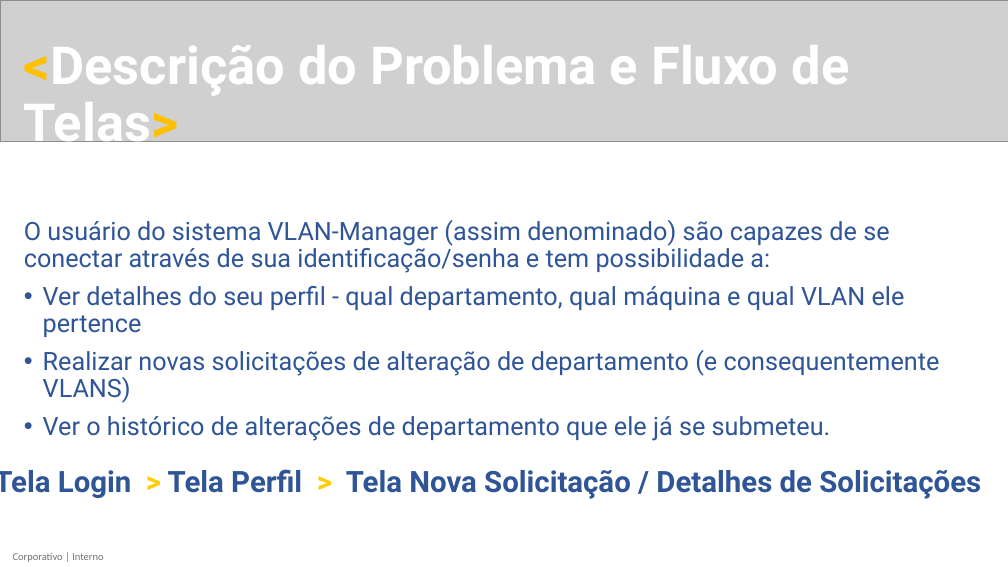
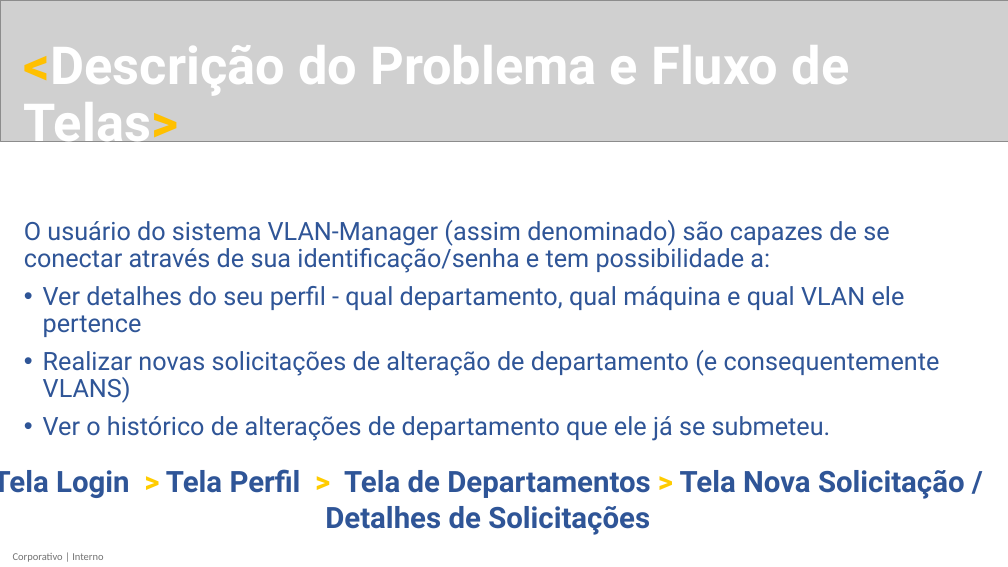
Before and after one commit to brunoguerra86/Gama-Projeto-VLAN, a slide deck: slide 5 of Apresentação PanDev.pptx. Drawn at 1008x567 pixels with LibreOffice and Linux fonts; fonts in the diff are those of the drawing; grey boxes stand for pictures. Boxes give left, top, right and bottom in pixels: in the first picture for what was removed or moved away, otherwise in the second. Text is boxed around its words. In the diff, an @@ line names an element or a change of style, - is before the commit and + after.

```diff
--- a/Apresentação PanDev.pptx
+++ b/Apresentação PanDev.pptx
@@ text at box(0, 469, 965, 535): text changed @@
-Tela Login > Tela Perfil > Tela Nova Solicitação / Detalhes de Solicitações
+Tela Login > Tela Perfil > Tela de Departamentos > Tela Nova Solicitação / Detalhes de Solicitações
```
Also in this commit, not shown: 1 other slide changed, 5 slides added.
